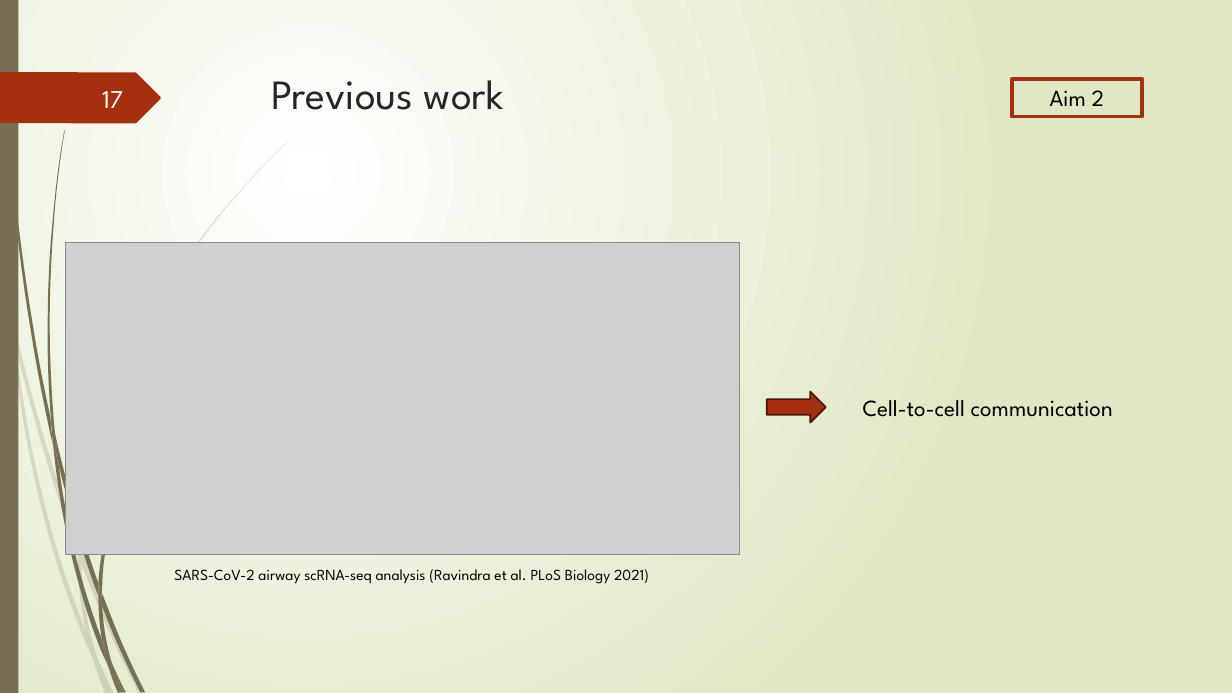
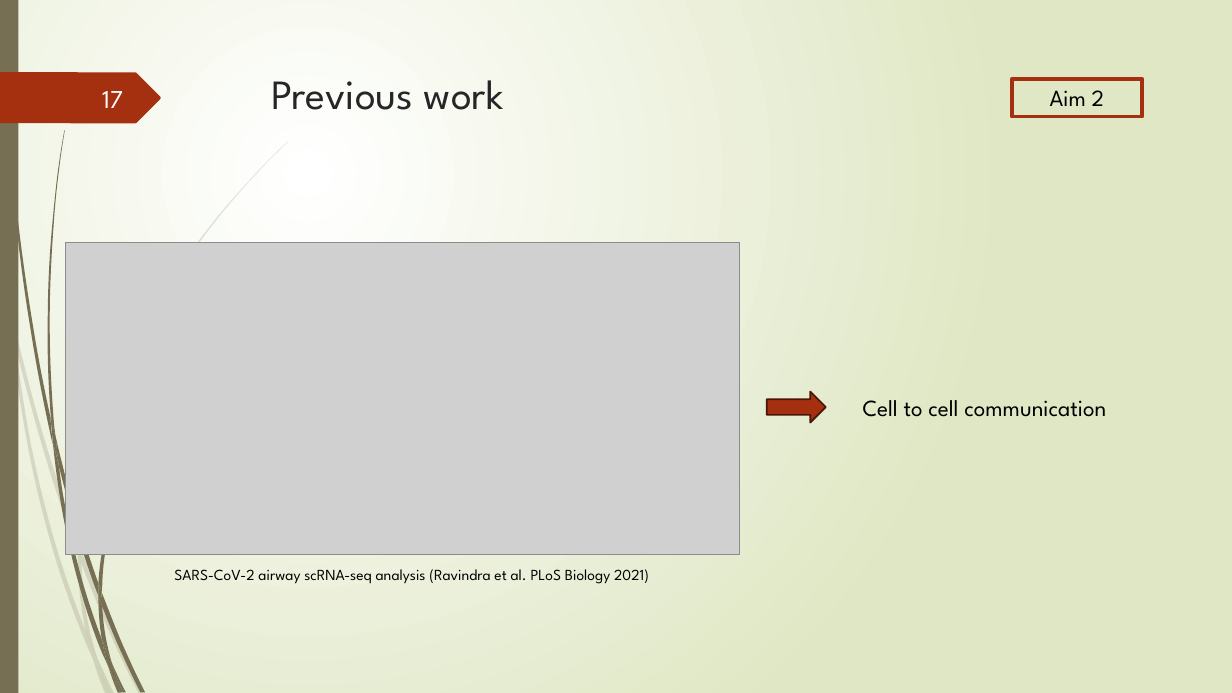
Before and after one commit to Lai-jun-yan/Academia-Sinica-internship-project, a slide deck: slide 17 of 暑期實習進度報告/presentation_final.pptx. Drawn at 1232x693 pixels with LibreOffice and Linux fonts; fonts in the diff are those of the drawing; grey boxes stand for pictures. Boxes give left, top, right and bottom in pixels: in the first picture for what was removed or moved away, otherwise in the second. Text is boxed around its words. In the diff, an @@ line names an element or a change of style, - is before the commit and + after.

```diff
--- a/暑期實習進度報告/presentation_final.pptx
+++ b/暑期實習進度報告/presentation_final.pptx
@@ text at [863,400,1106,417]: text changed @@
-Cell-to-cell communication
+Cell to cell communication
```
Also in this commit, not shown: 4 other slides changed.
